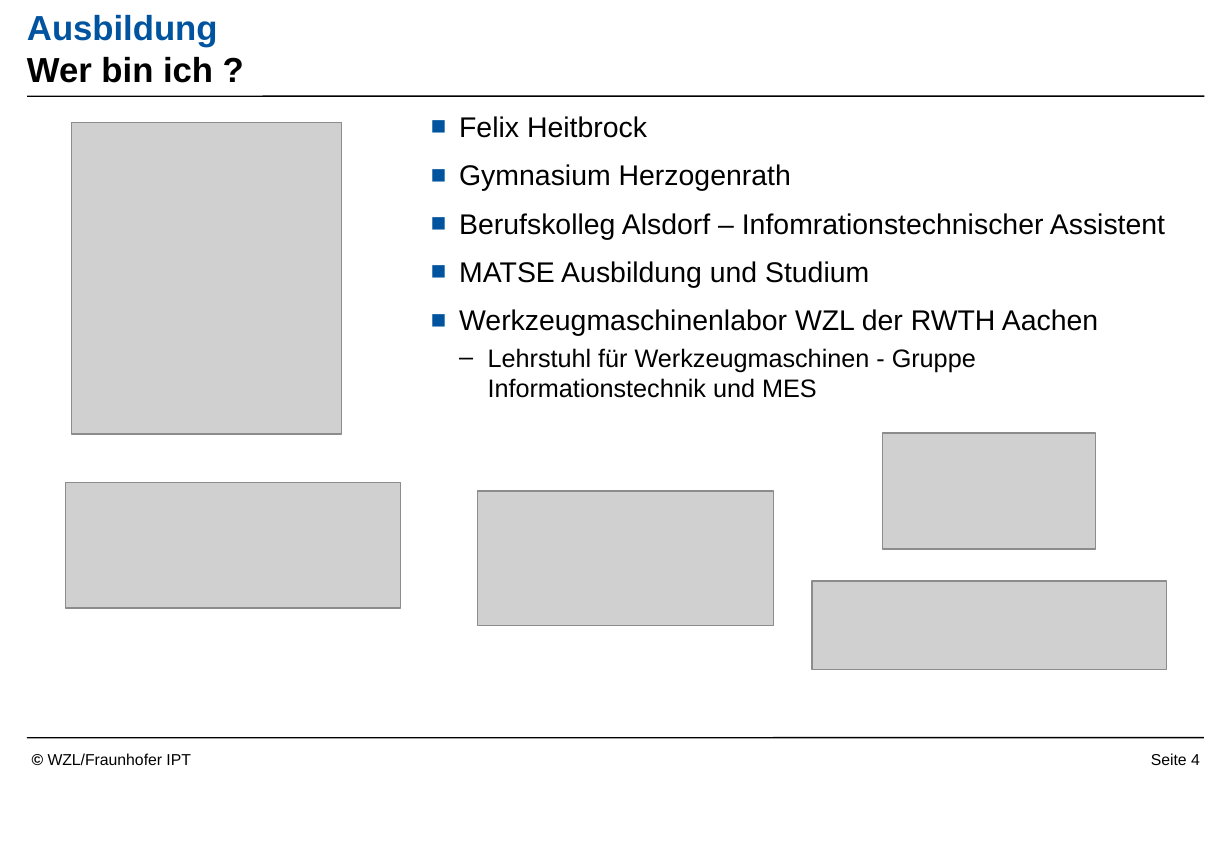
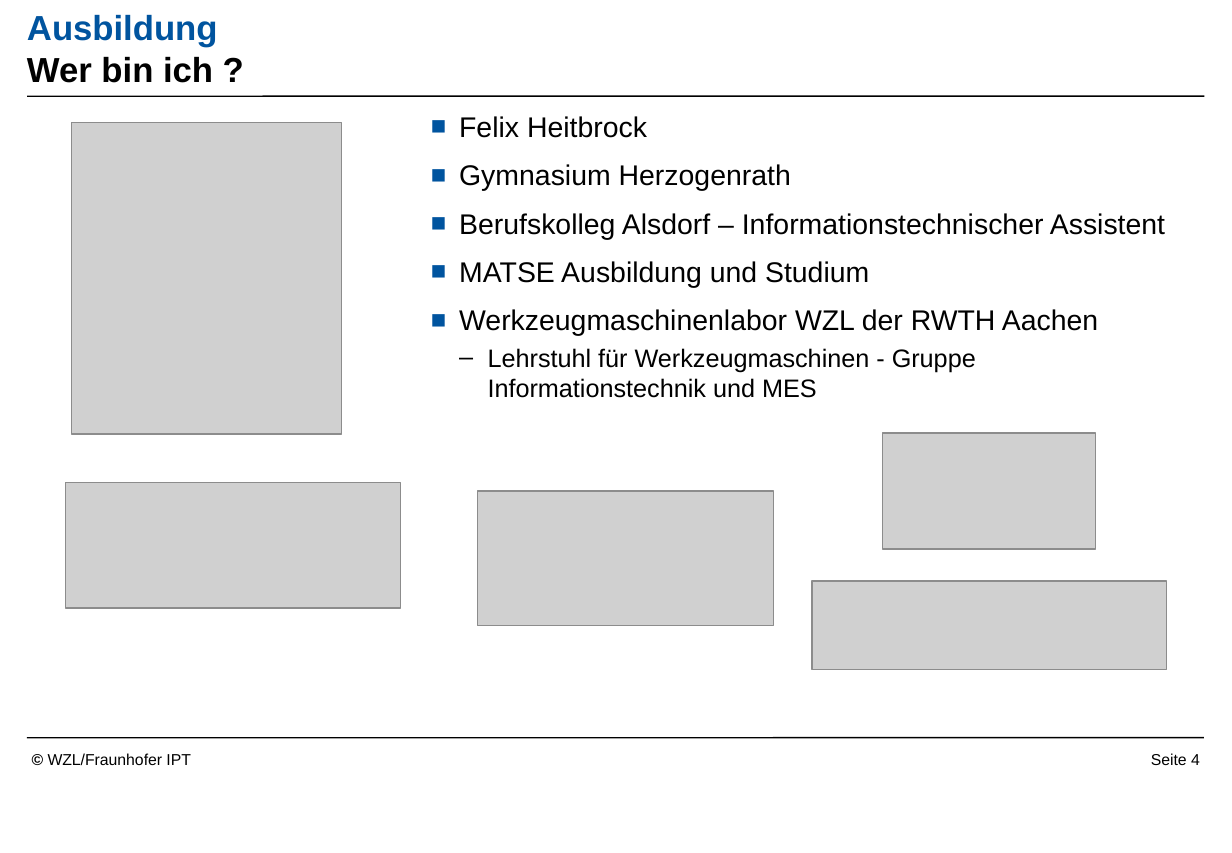
Before and after one commit to Readock/IHK2017, a slide deck: slide 4 of Vortrag/Vortrag Überarbeitet.pptx. Drawn at 1232x853 pixels with LibreOffice and Linux fonts; fonts in the diff are those of the drawing; grey boxes stand for pictures; background and template pictures are left out. Boxes give left, top, right and bottom in pixels: in the first picture for what was removed or moved away, otherwise in the second. Text is boxed around its words. In the diff, an @@ line names an element or a change of style, - is before the commit and + after.

```diff
--- a/Vortrag/Vortrag Überarbeitet.pptx
+++ b/Vortrag/Vortrag Überarbeitet.pptx
@@ text at <box>459,213,1165,239</box>: text changed @@
-■ Berufskolleg Alsdorf – Infomrationstechnischer Assistent
+■ Berufskolleg Alsdorf – Informationstechnischer Assistent
```
Also in this commit, not shown: 4 other slides changed.
